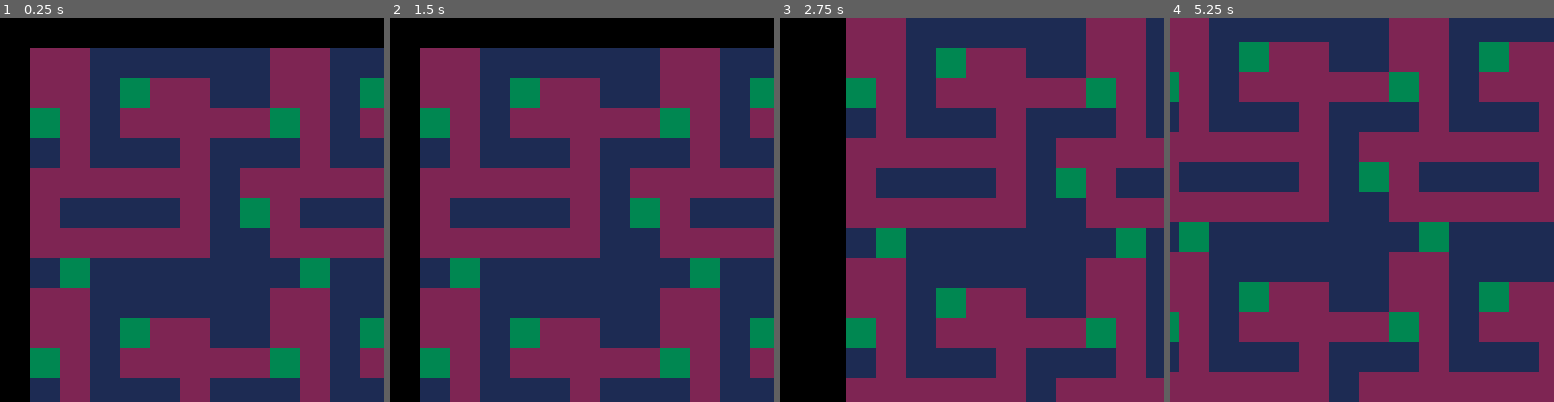
Above: before the commit, frames 1-4 (left to right).
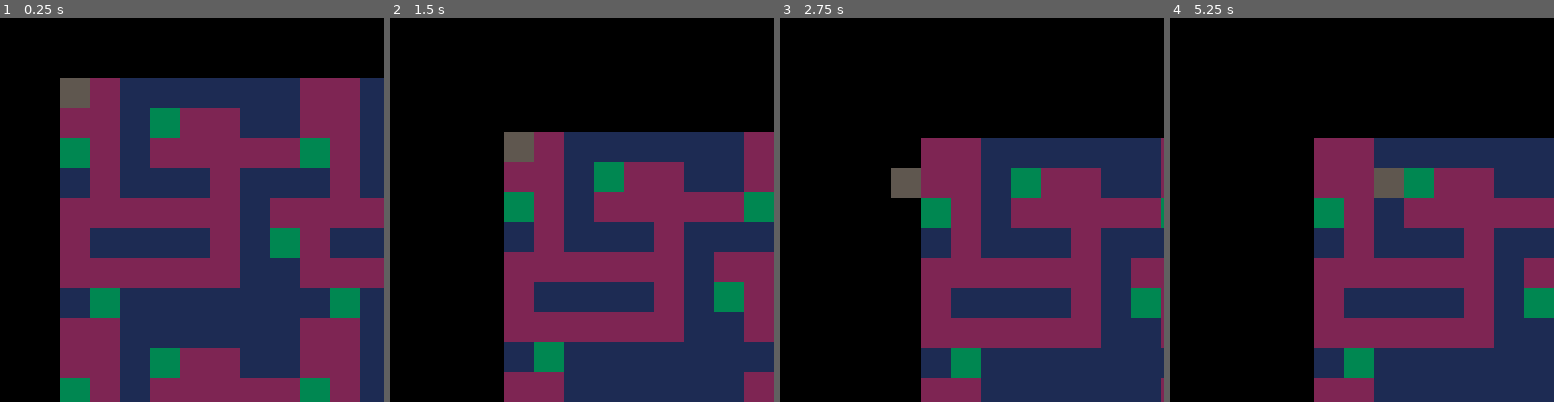
Above: after the commit, the same moments.

Repository: t-mw/superstar
Game: PICO-8 cartridge ld43.p8
Two runs of this game, one before a commit and one after it. Both use one fixed random seed, a clock stepped at 60 frames per second and the inputs below.
Inputs:
- Up to frame 1 (0.25 s): no input
- Up to frame 2 (1.5 s): no input
- Up to frame 3 (2.75 s): hold Left 1.97-2.37 s; hold Down from 2.42 s (still down)
- Up to frame 4 (5.25 s): release Down at 2.82 s; hold Right 2.87-3.53 s; hold Up 3.58-4.08 s; hold Right 4.13-4.53 s; hold Down 4.58-5.08 s; hold Left from 5.13 s (still down)

The runs differ from the first frame. In frame 1, 64% of the frame differs, in the area x 7-100%, y 7-100%; in frame 2, 67%; in frame 3, 64%; in frame 4, 83%, in the area x 0-100%, y 0-100%.

Commit message:
Move camera

Diff:
--- a/ld43.p8
+++ b/ld43.p8
@@ -7,7 +7,8 @@
 local map_size = map_size_templates * template_size
 
 local state = {
- camera = { x = 0, y = 0 }
+   camera = { sx = 0, sy = 0 },
+   player = { tx = 1, ty = 1 }
 }
 
 function to_1d_idx(x, y, size)
@@ -16,6 +17,10 @@
 
 function to_2d_idx(i, size)
   return flr((i - 1) / size) + 1, ((i - 1) % size) + 1
+end
+
+function tile_to_screen(tx, ty)
+   return tx * 10, ty * 10
 end
 
 if true then
@@ -64,32 +69,53 @@
 
 function _update()
    local cam = state.camera
+   local player = state.player
 
-   if btn(0) then
-      cam.x -= 1
+   if btnp(0) then
+      player.tx -= 1
    end
-   if btn(1) then
-      cam.x += 1
+   if btnp(1) then
+      player.tx += 1
    end
-   if btn(2) then
-      cam.y -= 1
+   if btnp(2) then
+      player.ty -= 1
    end
-   if btn(3) then
-      cam.y += 1
+   if btnp(3) then
+      player.ty += 1
    end
+
+   local padding = 40
+   local sx_max, sy_max = tile_to_screen(player.tx + 1, player.ty + 1)
+   local sx_min, sy_min = tile_to_screen(player.tx, player.ty)
+
+   local xdiff = max(sx_max - (cam.sx + 128 - padding), 0) + min(sx_min - (cam.sx + padding), 0)
+   local ydiff = max(sy_max - (cam.sy + 128 - padding), 0) + min(sy_min - (cam.sy + padding), 0)
+   cam.sx += xdiff / 20
+   cam.sy += ydiff / 20
 end
 
 function _draw()
    cls(0)
-   camera(state.camera.x, state.camera.y)
+   camera(state.camera.sx, state.camera.sy)
+
+   function draw_tile(tx, ty, clr)
+      local x0, y0 = tile_to_screen(tx, ty)
+      local x1, y1 = tile_to_screen(tx + 1, ty + 1)
+      x1 -= 1
+      y1 -= 1
+      rectfill(x0, y0, x1, y1, clr)
+   end
 
    for x = 1, map_size do
       for y = 1, map_size do
          local idx = to_1d_idx(x, y, map_size)
          local clr = map[idx]
-         rectfill(x * 10, y * 10, (x + 1) * 10, (y + 1) * 10, clr)
+         draw_tile(x, y, clr)
       end
    end
+
+   local player = state.player
+   draw_tile(player.tx, player.ty, 5)
 end
 
 __gfx__
